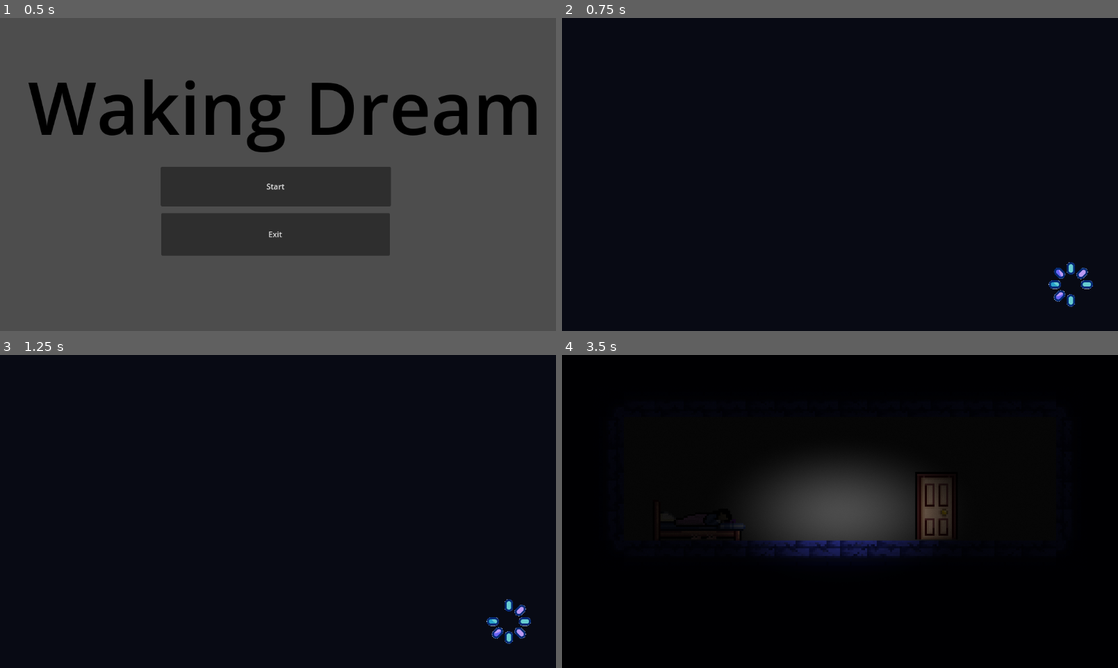
Above: before the commit, frames 1-4 (two rows, left to right).
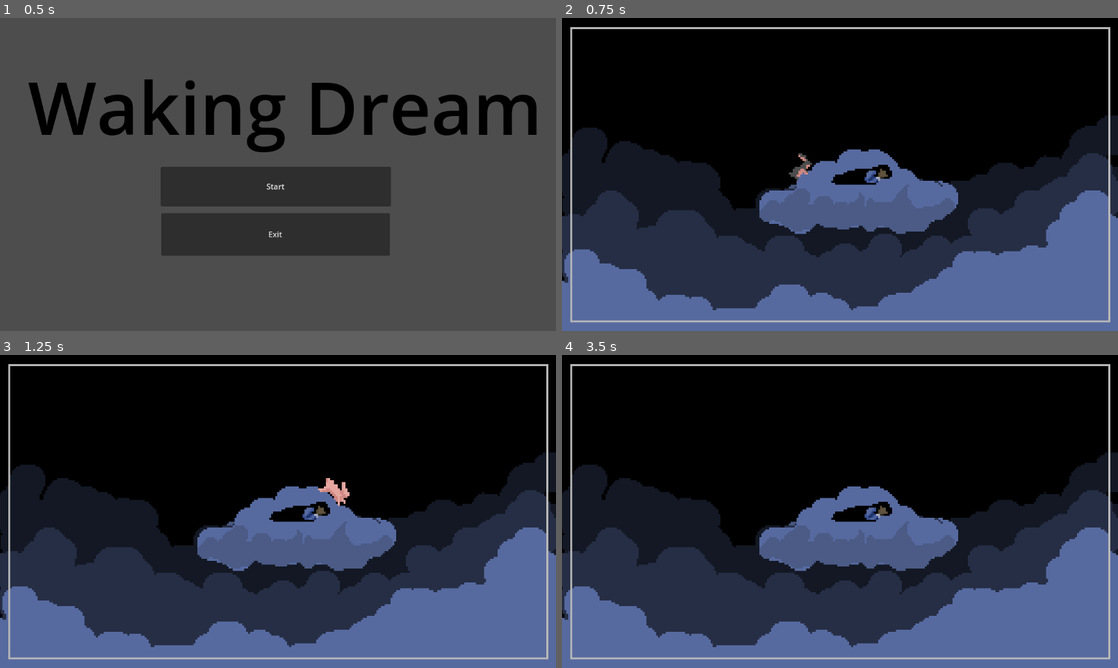
Above: after the commit, the same moments.

Repository: Bohsav/GMTK2025
Game: Godot game, scene res://Scenes/UI/MainMenu.tscn
The game is run twice, just before and just after one commit, with the same random seed, the same clock (stepped at 60 frames per second) and the same inputs.
Inputs (mouse positions are in pixels of both pictures, inside the frame that each line leads up to):
- Up to frame 1 (0.5 s): no input
- Up to frame 2 (0.75 s): click "Start" at 0.5 s
- Up to frame 3 (1.25 s): no input
- Up to frame 4 (3.5 s): move the mouse to (962, 495) at 1.27 s; press the mouse at (962, 495) at 1.28 s; hold D (move_right) 1.28-2.78 s; tap Space (jump) at 1.52, 2.27 s; tap Enter at 2 s; move the mouse to (728, 527) at 2.02 s; release the mouse at (728, 527) at 2.03 s; click (728, 527) at 2.1 s; move the mouse to (934, 505) at 2.77 s; press the mouse at (934, 505) at 2.78 s; hold A (move_left) from 2.78 s (still down)

Frame 1 is identical in both runs. In frame 2, 43% of the frame differs, in the area x 0-100%, y 2-100%; in frame 3, 43%; in frame 4, 58%.

Commit message:
Dialog Added

Diff:
--- /dev/null
+++ b/Dialog/test_dialog.json
@@ -0,0 +1,19 @@
+{
+	"dialog": [
+		{
+			"important": true,
+			"speed": 1,
+			"text": "This is important/non skippable"
+		},
+		{
+			"important": false,
+			"text": "This is not important, but fast",
+			"speed": 2
+		},
+		{
+			"important": false,
+			"text": "This is regular text",
+			"speed": 1
+		}
+	]
+}
--- a/Globals/GameMaster.gd
+++ b/Globals/GameMaster.gd
@@ -28,7 +28,7 @@
 		ResourceLoader.load_threaded_get_status(loading_scene, loading_progress)
 		if loading_progress[0] >= 1:
 			is_loading = false
-			await get_tree().create_timer(2).timeout
+			await get_tree().create_timer(3).timeout
 			get_tree().change_scene_to_packed(ResourceLoader.load_threaded_get(loading_scene))
 			current_scene = ResourceLoader.load_threaded_get(loading_scene)
 
--- a/LevelRoom.gd
+++ b/LevelRoom.gd
@@ -2,9 +2,4 @@
 class_name LevelRoom
 
 @onready var fadeblack: ColorRect = $CanvasLayer/FadeBlack
-
-var is_transition: bool = true
-
-func _ready() -> void:
-	var tween = create_tween()
-	tween.tween_property(fadeblack.material, "shader_parameter/outer_radius", 0.8, 3)
+@onready var sequence: AnimationPlayer = $SequencePlayer
--- a/Scenes/Levels/level_1.tscn
+++ b/Scenes/Levels/level_1.tscn
@@ -6,6 +6,125 @@
 [ext_resource type="PackedScene" uid="uid://wkebjf1d8chi" path="res://Scenes/Objects/Bed.tscn" id="4_xgxfi"]
 [ext_resource type="PackedScene" uid="uid://bmkq8s4q6jcoa" path="res://Scenes/Objects/ExitObject.tscn" id="5_cyadu"]
 [ext_resource type="Shader" uid="uid://ccfmdcblj1h4l" path="res://Assets/Shaders/Vignette.gdshader" id="6_5f3p6"]
+[ext_resource type="PackedScene" uid="uid://dy0vm22q3gca8" path="res://Scenes/UI/DialogBox.tscn" id="6_jv26f"]
+[ext_resource type="Texture2D" uid="uid://elbrla7h3m4h" path="res://Assets/Night_Background.png" id="7_5f3p6"]
+
+[sub_resource type="Animation" id="Animation_5f3p6"]
+length = 0.001
+tracks/0/type = "value"
+tracks/0/imported = false
+tracks/0/enabled = true
+tracks/0/path = NodePath("Player:is_awake")
+tracks/0/interp = 1
+tracks/0/loop_wrap = true
+tracks/0/keys = {
+"times": PackedFloat32Array(0),
+"transitions": PackedFloat32Array(1),
+"update": 1,
+"values": [false]
+}
+tracks/1/type = "value"
+tracks/1/imported = false
+tracks/1/enabled = true
+tracks/1/path = NodePath("CanvasLayer/FadeBlack:material:shader_parameter/outer_radius")
+tracks/1/interp = 1
+tracks/1/loop_wrap = true
+tracks/1/keys = {
+"times": PackedFloat32Array(0),
+"transitions": PackedFloat32Array(1),
+"update": 0,
+"values": [0.8]
+}
+tracks/2/type = "value"
+tracks/2/imported = false
+tracks/2/enabled = true
+tracks/2/path = NodePath("CanvasLayer/FadeBlack:material:shader_parameter/vignette_strength")
+tracks/2/interp = 1
+tracks/2/loop_wrap = true
+tracks/2/keys = {
+"times": PackedFloat32Array(0),
+"transitions": PackedFloat32Array(1),
+"update": 0,
+"values": [0.9]
+}
+
+[sub_resource type="Animation" id="Animation_xgxfi"]
+resource_name = "wake_up"
+length = 8.0
+step = 0.1
+tracks/0/type = "value"
+tracks/0/imported = false
+tracks/0/enabled = true
+tracks/0/path = NodePath("Player:is_awake")
+tracks/0/interp = 1
+tracks/0/loop_wrap = true
+tracks/0/keys = {
+"times": PackedFloat32Array(0, 8),
+"transitions": PackedFloat32Array(1, 1),
+"update": 1,
+"values": [false, true]
+}
+tracks/1/type = "value"
+tracks/1/imported = false
+tracks/1/enabled = true
+tracks/1/path = NodePath("CanvasLayer/FadeBlack:material:shader_parameter/outer_radius")
+tracks/1/interp = 1
+tracks/1/loop_wrap = true
+tracks/1/keys = {
+"times": PackedFloat32Array(0, 3, 8),
+"transitions": PackedFloat32Array(1, 1, 1),
+"update": 0,
+"values": [0.0, 0.0, 0.8]
+}
+tracks/2/type = "method"
+tracks/2/imported = false
+tracks/2/enabled = true
+tracks/2/path = NodePath("Player")
+tracks/2/interp = 1
+tracks/2/loop_wrap = true
+tracks/2/keys = {
+"times": PackedFloat32Array(0, 6),
+"transitions": PackedFloat32Array(1, 1),
+"values": [{
+"args": ["wake_up", 0],
+"method": &"setAnimationFrame"
+}, {
+"args": ["wake_up"],
+"method": &"playAnimation"
+}]
+}
+tracks/3/type = "method"
+tracks/3/imported = false
+tracks/3/enabled = true
+tracks/3/path = NodePath("CanvasLayer/Dialog")
+tracks/3/interp = 1
+tracks/3/loop_wrap = true
+tracks/3/keys = {
+"times": PackedFloat32Array(4),
+"transitions": PackedFloat32Array(1),
+"values": [{
+"args": ["test_dialog"],
+"method": &"start_dialog"
+}]
+}
+tracks/4/type = "value"
+tracks/4/imported = false
+tracks/4/enabled = true
+tracks/4/path = NodePath("CanvasLayer/FadeBlack:material:shader_parameter/vignette_strength")
+tracks/4/interp = 1
+tracks/4/loop_wrap = true
+tracks/4/keys = {
+"times": PackedFloat32Array(0, 3),
+"transitions": PackedFloat32Array(1, 1),
+"update": 0,
+"values": [1.0, 0.9]
+}
+
+[sub_resource type="AnimationLibrary" id="AnimationLibrary_5f3p6"]
+_data = {
+&"RESET": SubResource("Animation_5f3p6"),
+&"wake_up": SubResource("Animation_xgxfi")
+}
 
 [sub_resource type="TileSetAtlasSource" id="TileSetAtlasSource_cyadu"]
 texture = ExtResource("4_iixi8")
@@ -1647,13 +1766,21 @@
 [sub_resource type="ShaderMaterial" id="ShaderMaterial_xgxfi"]
 shader = ExtResource("6_5f3p6")
 shader_parameter/inner_radius = 0.0
-shader_parameter/outer_radius = 0.0
+shader_parameter/outer_radius = 0.8
 shader_parameter/vignette_strength = 0.9
 shader_parameter/dither_strength = 0.03
 shader_parameter/vignette_color = Color(0, 0, 0, 1)
 
 [node name="Level1" type="Node2D"]
 script = ExtResource("1_rf6l5")
+
+[node name="SequencePlayer" type="AnimationPlayer" parent="."]
+libraries = {
+&"": SubResource("AnimationLibrary_5f3p6")
+}
+autoplay = "wake_up"
+
+[node name="AudioStreamPlayer" type="AudioStreamPlayer" parent="."]
 
 [node name="Door" parent="." instance=ExtResource("5_cyadu")]
 position = Vector2(194, 78)
@@ -1679,6 +1806,10 @@
 
 [node name="CanvasLayer" type="CanvasLayer" parent="."]
 follow_viewport_enabled = true
+
+[node name="Dialog" parent="CanvasLayer" instance=ExtResource("6_jv26f")]
+position = Vector2(143, 130)
+dialog_path = ""
 
 [node name="FadeBlack" type="ColorRect" parent="CanvasLayer"]
 material = SubResource("ShaderMaterial_xgxfi")
@@ -1692,3 +1823,8 @@
 mouse_force_pass_scroll_events = false
 color = Color(0, 0, 0, 1)
 metadata/_edit_lock_ = true
+
+[node name="NightBackground" type="Sprite2D" parent="."]
+z_index = -1
+position = Vector2(144, 72)
+texture = ExtResource("7_5f3p6")
--- a/Scenes/Player.gd
+++ b/Scenes/Player.gd
@@ -10,7 +10,7 @@
 @onready var sprites: AnimatedSprite2D = $PlayerBody/PlayerSprites
 
 @export var gravity := 400
-@export var speed := 40
+@export var speed := 25
 @export var run_speed := 70
 @export var jump_power := 200
 @export var distance_interact := 40
@@ -18,12 +18,7 @@
 
 @export var is_awake := false
 
-var is_running := true
-
-func _ready() -> void:
-	sprites.play("wake_up")
-	await get_tree().create_timer(wake_up_time).timeout
-	is_awake = true
+var is_running := false
 
 func _physics_process(delta: float) -> void:
 	if not is_awake: return
@@ -43,7 +38,6 @@
 	self.queue_redraw()
 
 func handleMovement():
-
 	if playerbody.is_on_floor():
 		if inputMod.getAxisX() > 0.0:
 			if is_running:
@@ -53,6 +47,8 @@
 				sprites.play("run")
 			else:
 				movementMod.move_right(speed)
+				sprites.flip_h = true
+				sprites.play("walk")
 
 		elif inputMod.getAxisX() < 0.0:
 			if is_running:
@@ -62,6 +58,8 @@
 				sprites.play("run")
 			else:
 				movementMod.move_left(speed)
+				sprites.flip_h = false
+				sprites.play("walk")
 		else:
 			movementMod.idle_x()
 			if playerbody.is_on_floor():
@@ -82,3 +80,10 @@
 
 func getPos() -> Vector2:
 	return staticbody.global_position
+
+func playAnimation(name: String) -> void:
+	sprites.play(name)
+
+func setAnimationFrame(name: String, frame: int) -> void:
+	sprites.animation = name
+	sprites.frame = frame
--- a/Scenes/Player.tscn
+++ b/Scenes/Player.tscn
@@ -1,23 +1,31 @@
-[gd_scene load_steps=23 format=3 uid="uid://lsjg54jifttk"]
+[gd_scene load_steps=31 format=3 uid="uid://lsjg54jifttk"]
 
 [ext_resource type="Script" uid="uid://cr1x03aym8sob" path="res://Scenes/Player.gd" id="1_s0eop"]
 [ext_resource type="PackedScene" uid="uid://bjjmbb5cj4oaw" path="res://Scenes/Modules/Player/CharacterMovementModule.tscn" id="2_ft8w5"]
 [ext_resource type="PackedScene" uid="uid://dgcmj6dxwif50" path="res://Scenes/Modules/Player/InputModule.tscn" id="3_h54ih"]
 [ext_resource type="PackedScene" uid="uid://bdfphhvinuypa" path="res://Scenes/Modules/GravityModule.tscn" id="3_jmcll"]
 [ext_resource type="PackedScene" uid="uid://csrh10xtccq6k" path="res://Assets/Test/PlayerSprites.tscn" id="5_jmcll"]
-[ext_resource type="Texture2D" uid="uid://bp8mihlkmtkpr" path="res://Assets/Test/sad_lady.png" id="6_52ee3"]
 [ext_resource type="Texture2D" uid="uid://ceslwv1h2ek3g" path="res://Assets/dust_particle.png" id="6_nn08x"]
 [ext_resource type="Texture2D" uid="uid://cfteos5bwo1a" path="res://Assets/Player/run_0.png" id="7_ksbbd"]
 [ext_resource type="Texture2D" uid="uid://4bnvji3lq060" path="res://Assets/Player/jump_0.png" id="7_miouo"]
+[ext_resource type="Texture2D" uid="uid://bi3ch6eprmd5h" path="res://Assets/Player/Idle_0.png" id="7_x63xi"]
 [ext_resource type="Texture2D" uid="uid://bhnkwob40fipa" path="res://Assets/Player/run_1.png" id="8_glx4g"]
+[ext_resource type="Texture2D" uid="uid://bguv4qgy5lxn6" path="res://Assets/Player/Idle_1.png" id="8_i2e8t"]
 [ext_resource type="Texture2D" uid="uid://chvnjc18cydx2" path="res://Assets/Player/jump_1.png" id="8_o3h8g"]
 [ext_resource type="Texture2D" uid="uid://bmkd2q6iq8vqs" path="res://Assets/Player/run_2.png" id="9_miouo"]
+[ext_resource type="Texture2D" uid="uid://byggaitdinw40" path="res://Assets/Player/Idle_2.png" id="9_qidb7"]
+[ext_resource type="Texture2D" uid="uid://2x0gmidsyif1" path="res://Assets/Player/Idle_3.png" id="10_70hv0"]
 [ext_resource type="Texture2D" uid="uid://b6y0ts18o0ev8" path="res://Assets/Player/run_3.png" id="10_o3h8g"]
 [ext_resource type="Texture2D" uid="uid://csmctu3e660i" path="res://Assets/Player/wake_up_0.png" id="14_1iu4k"]
 [ext_resource type="Texture2D" uid="uid://b3cg7ke34mto2" path="res://Assets/Player/wake_up_1.png" id="15_m0x7a"]
 [ext_resource type="Texture2D" uid="uid://kaxv22288abg" path="res://Assets/Player/wake_up_2.png" id="16_5v66d"]
 [ext_resource type="Texture2D" uid="uid://s28qn81x0vs3" path="res://Assets/Player/wake_up_3.png" id="17_x63xi"]
 [ext_resource type="Texture2D" uid="uid://bwfyfvudy8ugu" path="res://Assets/Player/wake_up_4.png" id="18_i2e8t"]
+[ext_resource type="Texture2D" uid="uid://cqqft4wjbtm3l" path="res://Assets/Player/walk_1.png" id="23_u7x0b"]
+[ext_resource type="Texture2D" uid="uid://drtlbwnimfanl" path="res://Assets/Player/walk_2.png" id="24_utwlt"]
+[ext_resource type="Texture2D" uid="uid://d02xpey4ick3x" path="res://Assets/Player/walk_3.png" id="25_kih0c"]
+[ext_resource type="Texture2D" uid="uid://bnny7rkew5onx" path="res://Assets/Player/walk_4.png" id="26_lyrkg"]
+[ext_resource type="Texture2D" uid="uid://b1qjwwf2qy3sc" path="res://Assets/Player/walk_5.png" id="27_c43xd"]
 
 [sub_resource type="Curve" id="Curve_nn08x"]
 _limits = [0.0, 1.5, 0.0, 1.0]
@@ -31,11 +39,20 @@
 animations = [{
 "frames": [{
 "duration": 1.0,
-"texture": ExtResource("6_52ee3")
+"texture": ExtResource("7_x63xi")
+}, {
+"duration": 1.0,
+"texture": ExtResource("8_i2e8t")
+}, {
+"duration": 1.0,
+"texture": ExtResource("9_qidb7")
+}, {
+"duration": 1.0,
+"texture": ExtResource("10_70hv0")
 }],
 "loop": true,
 "name": &"idle",
-"speed": 5.0
+"speed": 2.0
 }, {
 "frames": [{
 "duration": 1.0,
@@ -70,18 +87,6 @@
 "texture": ExtResource("14_1iu4k")
 }, {
 "duration": 1.0,
-"texture": ExtResource("14_1iu4k")
-}, {
-"duration": 1.0,
-"texture": ExtResource("14_1iu4k")
-}, {
-"duration": 1.0,
-"texture": ExtResource("14_1iu4k")
-}, {
-"duration": 1.0,
-"texture": ExtResource("14_1iu4k")
-}, {
-"duration": 1.0,
 "texture": ExtResource("15_m0x7a")
 }, {
 "duration": 1.0,
@@ -94,11 +99,31 @@
 "texture": ExtResource("18_i2e8t")
 }, {
 "duration": 1.0,
-"texture": ExtResource("6_52ee3")
+"texture": ExtResource("7_x63xi")
 }],
 "loop": false,
 "name": &"wake_up",
 "speed": 3.0
+}, {
+"frames": [{
+"duration": 1.0,
+"texture": ExtResource("23_u7x0b")
+}, {
+"duration": 1.0,
+"texture": ExtResource("24_utwlt")
+}, {
+"duration": 1.0,
+"texture": ExtResource("25_kih0c")
+}, {
+"duration": 1.0,
+"texture": ExtResource("26_lyrkg")
+}, {
+"duration": 1.0,
+"texture": ExtResource("27_c43xd")
+}],
+"loop": true,
+"name": &"walk",
+"speed": 5.0
 }]
 
 [sub_resource type="CapsuleShape2D" id="CapsuleShape2D_ft8w5"]
@@ -137,7 +162,8 @@
 position = Vector2(0, -23)
 scale = Vector2(1, 0.9375)
 sprite_frames = SubResource("SpriteFrames_bhhdu")
-animation = &"wake_up"
+animation = &"walk"
+frame_progress = 0.798473
 speed_scale = 1.1
 
 [node name="PlayerCollision" type="CollisionShape2D" parent="PlayerBody"]
--- /dev/null
+++ b/Scenes/UI/DialogBox.tscn
@@ -0,0 +1,31 @@
+[gd_scene load_steps=4 format=3 uid="uid://dy0vm22q3gca8"]
+
+[ext_resource type="Script" uid="uid://dx4hsyc1kskoc" path="res://Scenes/UI/DialogBox_script.gd" id="1_uql0l"]
+[ext_resource type="FontFile" uid="uid://coccpjjj1v7f8" path="res://Assets/VCR_OSD_MONO_1.001.ttf" id="2_dh506"]
+[ext_resource type="Texture2D" uid="uid://b3wotcbwfcg4e" path="res://Assets/UI/Main_dialog_0.png" id="3_lu8io"]
+
+[node name="Dialog" type="Node2D"]
+z_index = 5
+script = ExtResource("1_uql0l")
+dialog_path = "sw"
+dialog_font = ExtResource("2_dh506")
+
+[node name="MainDialog" type="Sprite2D" parent="."]
+position = Vector2(0, 2)
+texture = ExtResource("3_lu8io")
+
+[node name="AudioStreamPlayer" type="AudioStreamPlayer" parent="."]
+volume_db = -5.0
+
+[node name="DialogBox" type="Sprite2D" parent="."]
+
+[node name="Text" type="RichTextLabel" parent="."]
+offset_left = -77.0
+offset_top = -8.0
+offset_right = 279.0
+offset_bottom = 76.0
+scale = Vector2(0.432791, 0.397709)
+text = "werwrwerewrwrwerwerwerewrwrewrwerwerwerwerwerwerwerwerwerwerwewrwewdwrf"
+fit_content = true
+
+[node name="Timer" type="Timer" parent="."]
--- /dev/null
+++ b/Scenes/UI/DialogBox_script.gd
@@ -0,0 +1,89 @@
+extends Node2D
+
+@export var dialog_path = ""
+@export var dialog_font : FontFile = FontFile.new()
+
+@onready var audio = get_node("AudioStreamPlayer")
+
+var text_speed: float = 0.05
+
+var dialog: Array = []
+var dialog_trigger = 0
+var dialog_ongoing = false
+
+var important = false
+var phrase_num = 0
+var finished = false
+
+func _ready():
+	self.visible = false
+
+func start_dialog(name: String) -> void:
+	set_dialog(name)
+	trigger_dialog()
+
+func reset_dialog():
+	$Timer.set_wait_time(text_speed)
+	$Text.add_theme_font_override("normal_font", dialog_font)
+	var d = get_dialog()
+	assert(d, "Dialog not found")
+	dialog = d
+	phrase_num = 0
+	finished = false
+	self.visible = true
+
+func trigger_dialog():
+	if dialog_ongoing: return
+	dialog_trigger = 1
+
+func _process(_delta):
+	# $Indicator.visible = finished
+	if dialog_trigger == 1 && !dialog_ongoing:
+		dialog_trigger = 0
+		dialog_ongoing = true
+		reset_dialog()
+		next_phrase()
+	if Input.is_action_just_pressed("interact") && dialog_ongoing:
+		if !finished and not important:
+			$Text.visible_characters = len($Text.text)
+			finished = true
+			audio.playing = false
+		elif finished:
+			next_phrase()
+
+func set_dialog(filename : String):
+	dialog_path = "res://Dialog/" + filename + ".json"
+
+func get_dialog() -> Array:
+	var f: FileAccess = FileAccess.open(dialog_path, FileAccess.READ)
+	assert(f.file_exists(dialog_path), "File path does not exist")
+
+	var json = f.get_as_text()
+
+	var test_json_conv = JSON.new()
+	test_json_conv.parse(json)
+	var output: Dictionary = test_json_conv.get_data()
+
+	return output.dialog
+
+func next_phrase() -> void:
+	if phrase_num >= len(dialog):
+		self.visible = false
+		dialog_ongoing = false
+		return
+	audio.playing = true
+	finished = false
+	important = dialog[phrase_num].important
+	text_speed = dialog[phrase_num].speed
+	$Text.text = dialog[phrase_num].text
+	$Text.visible_characters = 0
+	while $Text.visible_characters < len($Text.text):
+		$Text.visible_characters += 1
+
+		$Timer.start()
+		await $Timer.timeout
+
+	audio.playing = false
+	finished = true
+	phrase_num += 1
+	return
--- /dev/null
+++ b/Scenes/UI/DialogNode.tscn
@@ -0,0 +1,20 @@
+[gd_scene load_steps=2 format=3 uid="uid://b6ccf778k448h"]
+
+[ext_resource type="Script" uid="uid://dx4hsyc1kskoc" path="res://Scenes/UI/DialogBox_script.gd" id="1_61vc6"]
+
+[node name="Control" type="Control"]
+layout_mode = 3
+anchors_preset = 15
+anchor_right = 1.0
+anchor_bottom = 1.0
+grow_horizontal = 2
+grow_vertical = 2
+script = ExtResource("1_61vc6")
+
+[node name="Text" type="RichTextLabel" parent="."]
+layout_mode = 0
+offset_right = 1148.0
+offset_bottom = 660.0
+fit_content = true
+horizontal_alignment = 1
+vertical_alignment = 1
--- a/Scenes/UI/LoadingScreen.tscn
+++ b/Scenes/UI/LoadingScreen.tscn
@@ -1,45 +1,74 @@
-[gd_scene load_steps=11 format=3 uid="uid://i6kuw60qattu"]
+[gd_scene load_steps=10 format=3 uid="uid://i6kuw60qattu"]
 
 [ext_resource type="Script" uid="uid://dqhfpsbqftx6d" path="res://Scenes/UI/LoadingScreen_script.gd" id="1_xofxx"]
-[ext_resource type="Texture2D" uid="uid://bbhu11nc6ox55" path="res://Assets/Test/Loading/loading1.png" id="2_owfjg"]
-[ext_resource type="Texture2D" uid="uid://dl70ayftte0yn" path="res://Assets/Test/Loading/loading2.png" id="3_5oco6"]
-[ext_resource type="Texture2D" uid="uid://cafh6khfaxoe8" path="res://Assets/Test/Loading/loading3.png" id="4_wexqv"]
-[ext_resource type="Texture2D" uid="uid://bx3j7nb0wvt0o" path="res://Assets/Test/Loading/loading4.png" id="5_oa47d"]
-[ext_resource type="Texture2D" uid="uid://ck6x8tlqsnq8a" path="res://Assets/Test/Loading/loading5.png" id="6_l2h4m"]
-[ext_resource type="Texture2D" uid="uid://c3141jlkfote" path="res://Assets/Test/Loading/loading6.png" id="7_j6qye"]
-[ext_resource type="Texture2D" uid="uid://jlsxdrovr1jh" path="res://Assets/Test/Loading/loading7.png" id="8_7h3jc"]
-[ext_resource type="Texture2D" uid="uid://ecqu7tb4i1mo" path="res://Assets/Test/Loading/loading8.png" id="9_n42w4"]
+[ext_resource type="Texture2D" uid="uid://cvh0ndwu380g3" path="res://Assets/loading1.png" id="10_n42w4"]
+[ext_resource type="Texture2D" uid="uid://bfc1kx6edpyhw" path="res://Assets/loading2.png" id="11_rsn7k"]
+[ext_resource type="Texture2D" uid="uid://bauncwhvw7frq" path="res://Assets/loading3.png" id="12_2viwr"]
+[ext_resource type="Texture2D" uid="uid://dxenf8h7rjo5e" path="res://Assets/loading4.png" id="13_ldul8"]
+[ext_resource type="Texture2D" uid="uid://nywnkmgf74ab" path="res://Assets/loading5.png" id="14_plekk"]
+[ext_resource type="Texture2D" uid="uid://co3rtgqkjns0f" path="res://Assets/loading6.png" id="15_4f8bx"]
+[ext_resource type="Texture2D" uid="uid://de5cb5fal4q0s" path="res://Assets/loading7.png" id="16_1b3n0"]
 
-[sub_resource type="SpriteFrames" id="SpriteFrames_owfjg"]
+[sub_resource type="SpriteFrames" id="SpriteFrames_eg4p6"]
 animations = [{
 "frames": [{
 "duration": 1.0,
-"texture": ExtResource("2_owfjg")
+"texture": ExtResource("10_n42w4")
 }, {
 "duration": 1.0,
-"texture": ExtResource("8_7h3jc")
+"texture": ExtResource("11_rsn7k")
 }, {
 "duration": 1.0,
-"texture": ExtResource("3_5oco6")
+"texture": ExtResource("12_2viwr")
 }, {
 "duration": 1.0,
-"texture": ExtResource("4_wexqv")
+"texture": ExtResource("13_ldul8")
 }, {
 "duration": 1.0,
-"texture": ExtResource("5_oa47d")
+"texture": ExtResource("14_plekk")
 }, {
 "duration": 1.0,
-"texture": ExtResource("6_l2h4m")
+"texture": ExtResource("15_4f8bx")
 }, {
 "duration": 1.0,
-"texture": ExtResource("7_j6qye")
+"texture": ExtResource("16_1b3n0")
 }, {
 "duration": 1.0,
-"texture": ExtResource("9_n42w4")
+"texture": ExtResource("10_n42w4")
+}, {
+"duration": 1.0,
+"texture": ExtResource("10_n42w4")
+}, {
+"duration": 1.0,
+"texture": ExtResource("10_n42w4")
+}, {
+"duration": 1.0,
+"texture": ExtResource("10_n42w4")
+}, {
+"duration": 1.0,
+"texture": ExtResource("10_n42w4")
+}, {
+"duration": 1.0,
+"texture": ExtResource("10_n42w4")
+}, {
+"duration": 1.0,
+"texture": ExtResource("10_n42w4")
+}, {
+"duration": 1.0,
+"texture": ExtResource("10_n42w4")
+}, {
+"duration": 1.0,
+"texture": ExtResource("10_n42w4")
+}, {
+"duration": 1.0,
+"texture": ExtResource("10_n42w4")
+}, {
+"duration": 1.0,
+"texture": ExtResource("10_n42w4")
 }],
 "loop": true,
 "name": &"default",
-"speed": 5.0
+"speed": 9.0
 }]
 
 [node name="LoadingScreen" type="Control"]
@@ -51,11 +80,11 @@
 grow_vertical = 2
 script = ExtResource("1_xofxx")
 
-[node name="ColorRect" type="ColorRect" parent="."]
-layout_mode = 0
-offset_right = 1152.0
-offset_bottom = 648.0
-color = Color(0.0336, 0.03824, 0.08, 1)
+[node name="AnimatedBackground" type="AnimatedSprite2D" parent="."]
+position = Vector2(574.5, 324.5)
+scale = Vector2(4.03819, 4.0679)
+sprite_frames = SubResource("SpriteFrames_eg4p6")
+autoplay = "default"
 
 [node name="CanvasLayer" type="CanvasLayer" parent="."]
 
@@ -76,10 +105,3 @@
 layout_mode = 2
 size_flags_horizontal = 8
 size_flags_vertical = 4
-
-[node name="AnimatedSprite2D" type="AnimatedSprite2D" parent="CanvasLayer/MarginContainer/VBoxContainer/AnimatedContainer"]
-position = Vector2(1, 2)
-scale = Vector2(0.2, 0.2)
-sprite_frames = SubResource("SpriteFrames_owfjg")
-autoplay = "default"
-frame_progress = 0.594275
Binary file added: Assets/Night_Background.png
Not shown, added: Assets/Night_Background.png.import
Binary file added: Assets/Player/Idle_0.png
Not shown, added: Assets/Player/Idle_0.png.import
Binary file added: Assets/Player/Idle_1.png
Not shown, added: Assets/Player/Idle_1.png.import
Binary file added: Assets/Player/Idle_2.png
Not shown, added: Assets/Player/Idle_2.png.import
Binary file added: Assets/Player/Idle_3.png
Not shown, added: Assets/Player/Idle_3.png.import
Binary file changed: Assets/Player/wake_up_2.png
Binary file changed: Assets/Player/wake_up_3.png
(and 35 more such lines)
